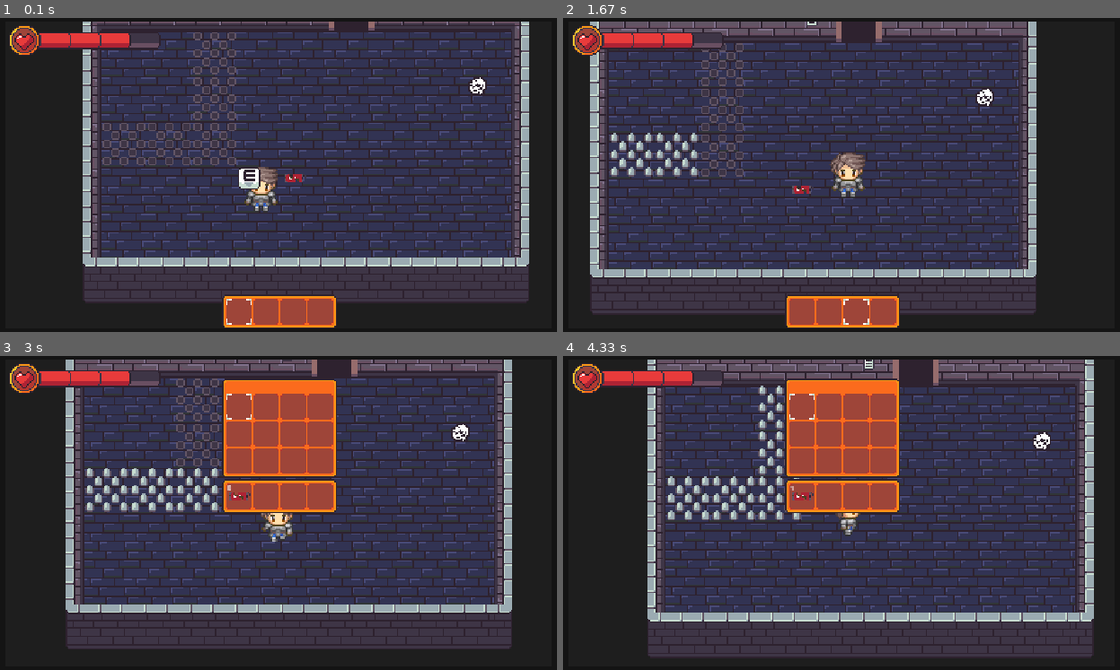
Above: before the commit, frames 1-4 (two rows, left to right).
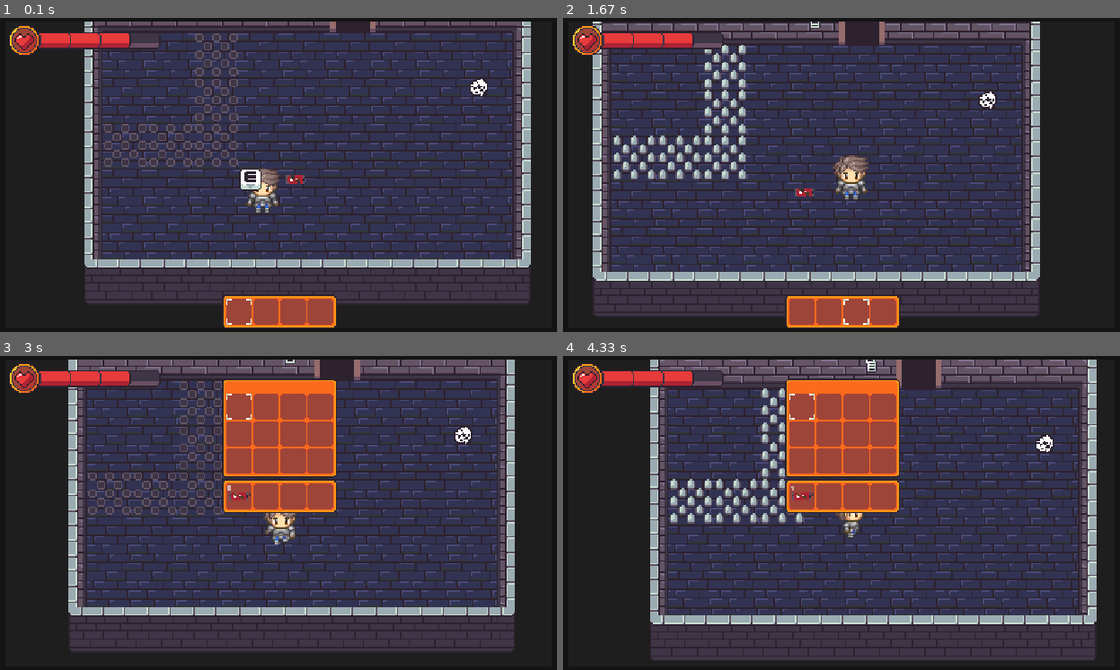
Above: after the commit, the same moments.

Repository: CyberSurge-Dev/PygameTesting
Game: pygame game, started from main.py
Same seed, same stepped clock (60 frames per second), same inputs: the game is played once before the commit and once after it.
Inputs (mouse positions are in pixels of both pictures, inside the frame that each line leads up to):
- Up to frame 1 (0.1 s): no input
- Up to frame 2 (1.67 s): hold D 0.33-0.8 s; hold W 0.83-1.13 s; tap 2 at 0.98 s; hold D 1.17-1.63 s; tap 3 at 1.32 s
- Up to frame 3 (3 s): hold A 1.67-2.2 s; tap I at 1.82 s; click (233, 403) at 2.28 s; tap E at 2.57 s; hold S from 2.9 s (still down)
- Up to frame 4 (4.33 s): tap I at 3.05, 4.22 s; release S at 3.2 s; hold A 3.23-3.63 s; tap 2 at 3.38 s; hold W 3.67-4.03 s; tap 3 at 3.82 s; hold D from 4.07 s (still down)

The runs differ from the first frame. In frame 1, 28% of the frame differs, in the area x 14-96%, y 1-91%; in frame 2, 40%, in the area x 4-86%, y 1-95%; in frame 3, 33%; in frame 4, 35%.

Commit message:
Fixed issue with spike scatter, the issue was caused by the memory location being the same for the metadata on each tile (similar to the issue with the old collision detector), fixed by adding .copy() to meta when loading the tilemap.

Diff:
--- a/data/rooms/main_room.json
+++ b/data/rooms/main_room.json
@@ -74,7 +74,7 @@
         "10;0" : {"id":"wall", "variant":7}
     }, "tile-groups" : {
         "La" : {
-            "meta" : {"cooldown":240, "spike-time":480, "damage":10, "offset":60},
+            "meta" : {"cooldown":70, "spike-time":60, "damage":10, "offset":60},
             "tiles" : {
                 "1;3" : {"id":"spikes"},
                 "2;3" : {"id":"spikes"},
--- a/main.py
+++ b/main.py
@@ -73,7 +73,7 @@
         self.dPos = DisplayPositions((self.display.get_width(), self.display.get_height()))
 
         self.gameManager = GameManager('data/saves/test_save', self.tilemap)
-        self.player = Player(self, (128, 128), (32, 32), self.gameManager)
+        self.player = Player(self, (128, 128), (28, 28), self.gameManager)
 
         self.clock = pygame.time.Clock() # Create the game clock
 
--- a/scripts/interactions.py
+++ b/scripts/interactions.py
@@ -62,6 +62,7 @@
 
 
 def spike_tick(tile, disp, offset, tilesize, *args):
+    print("Spike_Tick", tile.pos)
     if tile.collision_interactable == False:
         if tile.meta['tick'] >= tile.meta['cooldown']:
             tile.meta['tick'] = 0
@@ -73,7 +74,7 @@
             tile.meta['tick'] += 1
             tile.variant = 0
             print(tile, "cooldown", tile.meta['tick'])
-    else:
+    elif tile.collision_interactable:
         if tile.meta['tick'] >= tile.meta['spike-time']:
             tile.meta['tick'] = 0
             tile.collision_interactable = False
--- a/scripts/newTilemap.py
+++ b/scripts/newTilemap.py
@@ -56,6 +56,7 @@
             tile.pos = tuple([int(x) for x in k.split(";")])
             tile.variant = v.get('variant', 0)
             tile.meta.update(v.get('meta', {}))
+            tile.meta = tile.meta.copy()
             # Put the tile into the tilemap
             self.tilemap[tuple([int(x) for x in k.split(";")])] = tile
 
@@ -73,6 +74,7 @@
                 tile.variant = t.get('variant', 0)
                 tile.meta.update(t.get('meta', {}))
                 tile.meta.update(g.get('meta', {}))
+                tile.meta = tile.meta.copy()
                 tile.tile_group = group_id # Group id reference
                 # Put the tile into the tilemap
                 self.tilemap[tuple([int(x) for x in pos.split(";")])] = tile
